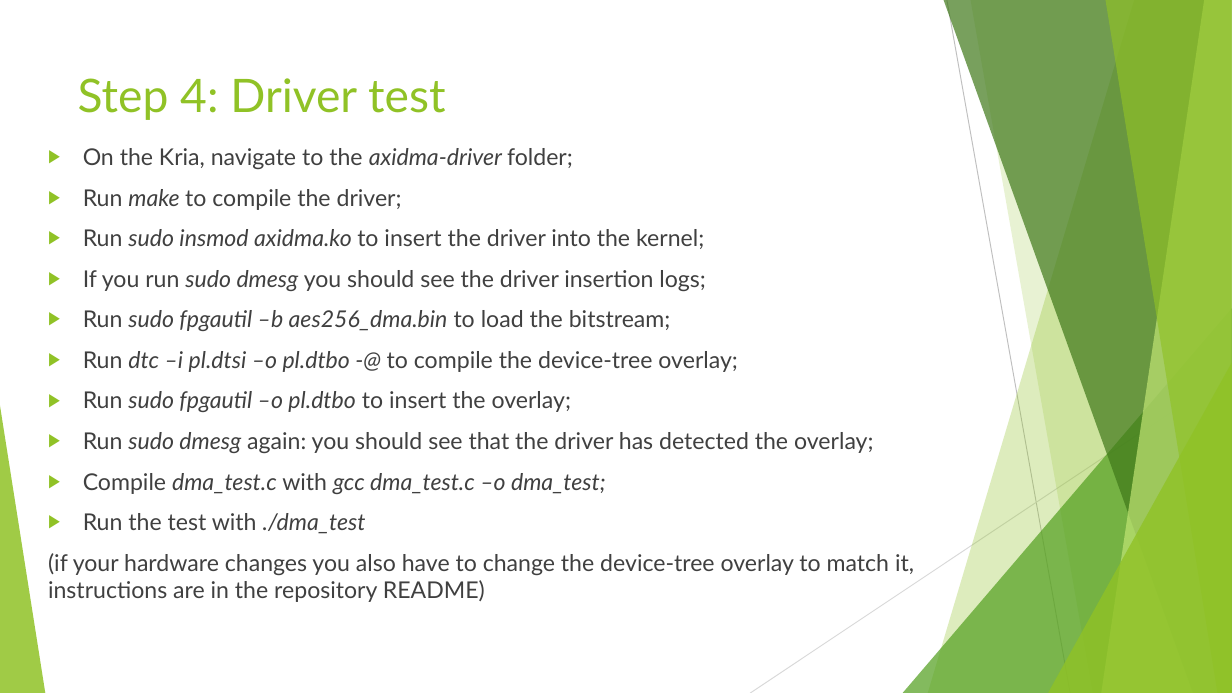
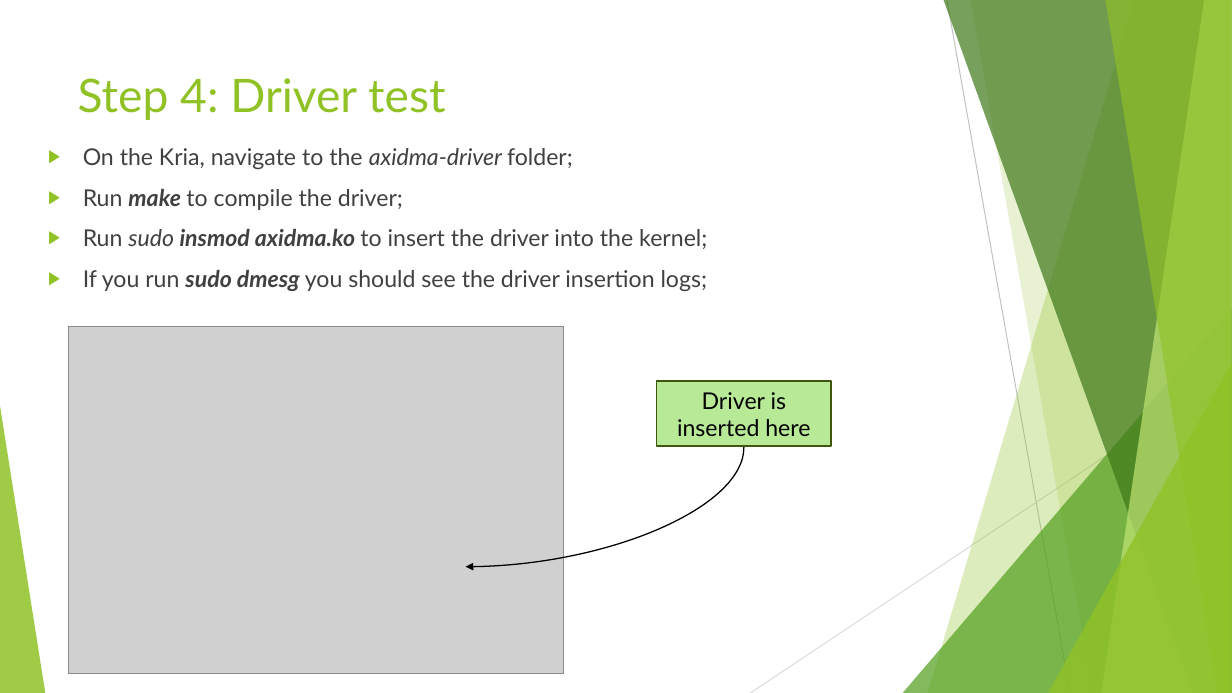
Before and after one commit to GiuseppeSatta/AXI-based-drivers, a slide deck: slide 9 of AXI DMA Driver Test Instructions.pptx (slide 6 before the commit). Drawn at 1232x693 pixels with LibreOffice and Linux fonts; fonts in the diff are those of the drawing; grey boxes stand for pictures. Boxes give left, top, right and bottom in pixels: in the first picture for what was removed or moved away, otherwise in the second. Text is boxed around its words. In the diff, an @@ line names an element or a change of style, - is before the commit and + after.

```diff
--- a/AXI DMA Driver Test Instructions.pptx
+++ b/AXI DMA Driver Test Instructions.pptx
@@ text at bbox=[83, 189, 708, 291]: bold on in "make", "insmod axidma.ko", "sudo dmesg" @@
@@ text at bbox=[48, 310, 914, 602]: paragraphs removed @@
-▶ Run sudo fpgautil –b aes256_dma.bin to load the bitstream;
-▶ Run dtc –i pl.dtsi –o pl.dtbo -@ to compile the device-tree overlay;
-▶ Run sudo fpgautil –o pl.dtbo to insert the overlay;
-▶ Run sudo dmesg again: you should see that the driver has detected the overlay;
-▶ Compile dma_test.c with gcc dma_test.c –o dma_test;
-▶ Run the test with ./dma_test
-(if your hardware changes you also have to change the device-tree overlay to match it, instructions are in the repository README)
@@ picture added at bbox=[68, 326, 563, 674] @@
@@ text added at bbox=[651, 383, 837, 448], 18 pt, text #000000 @@
+Driver is inserted here
@@ rectangle added at bbox=[657, 381, 832, 446], fill #B7E996, outline #3F5511 1.5 pt, 18 pt, text #000000 @@
+Driver is inserted here
@@ curved arrow added from (744, 447) to (466, 567), #000000 1 pt @@
```
Also in this commit, not shown: 4 other slides changed, 6 slides added, 1 slide removed.
